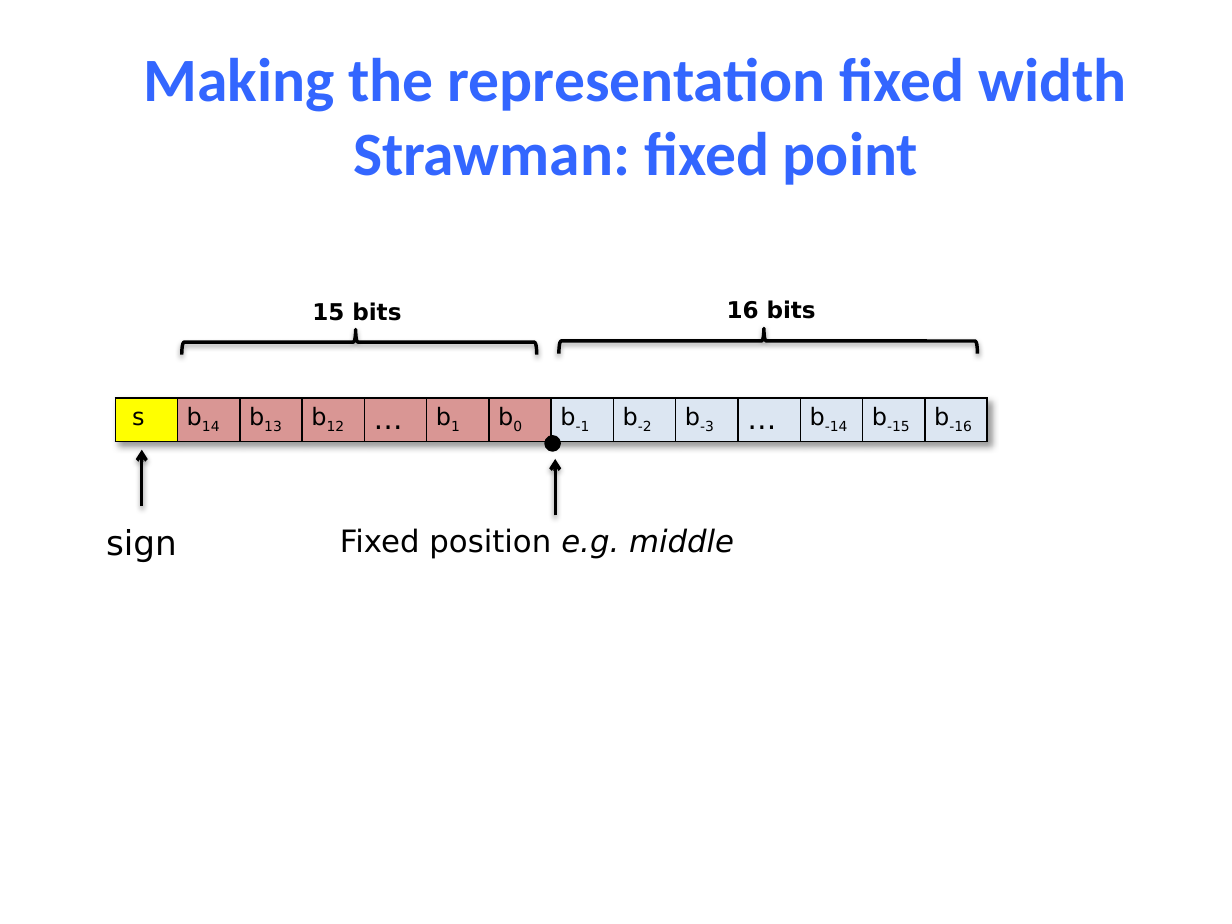
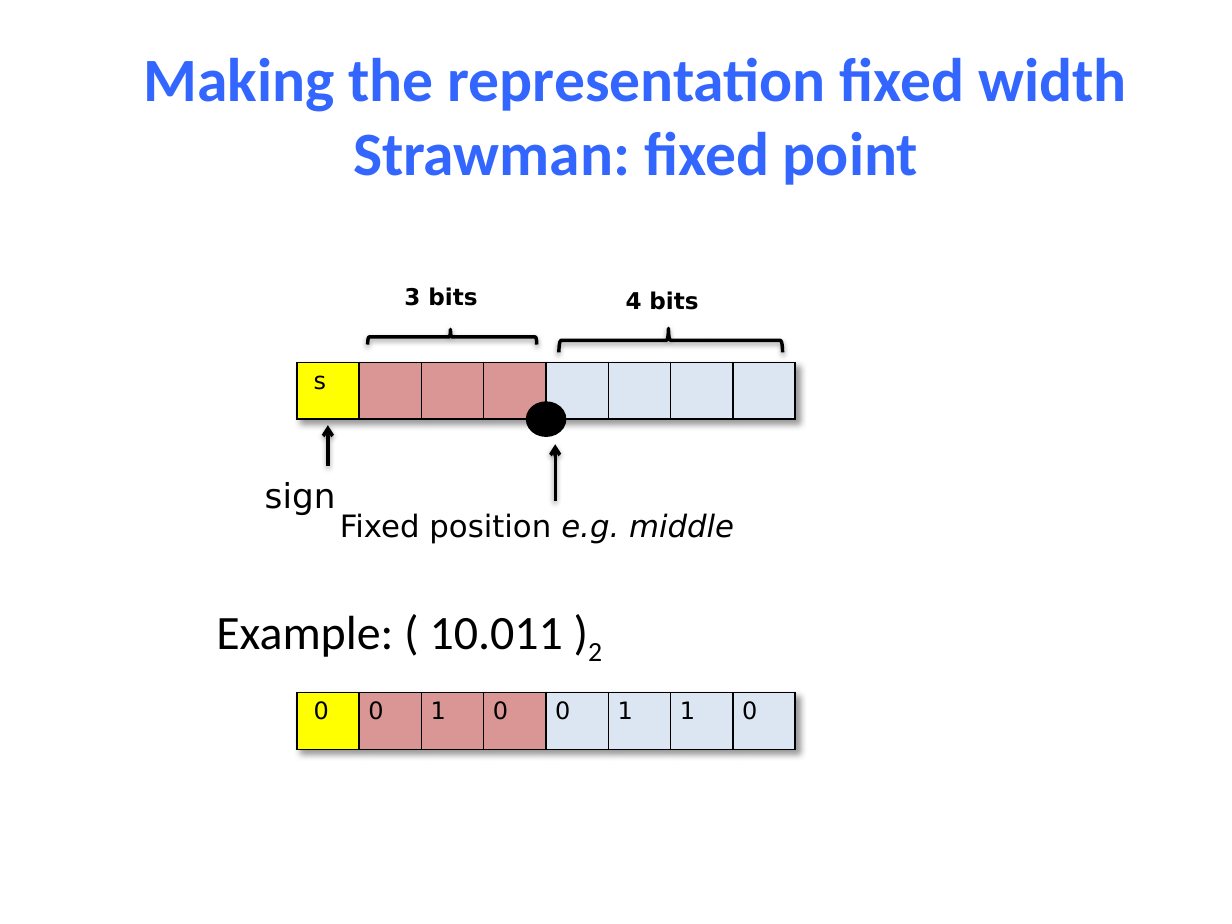
Before and after one commit to NYU-CSO/nyu-cso.github.io, a slide deck: slide 9 of notes/03-floats.pptx (slide 10 before the commit). Drawn at 1232x924 pixels with LibreOffice and Linux fonts; fonts in the diff are those of the drawing. Boxes give left, top, right and bottom in pixels: in the first picture for what was removed or moved away, otherwise in the second. Text is boxed around its words. In the diff, an @@ line names an element or a change of style, - is before the commit and + after.

```diff
--- a/notes/03-floats.pptx
+++ b/notes/03-floats.pptx
@@ text at <box>404,287,477,306</box>: text changed @@
-15 bits
+3 bits
@@ text at <box>626,291,698,310</box>: text changed @@
-16 bits
+4 bits
@@ left brace: place and size @@
-left brace at <box>558,329,977,354</box>
+left brace at <box>559,328,783,352</box>
@@ left brace: place and size @@
-left brace at <box>181,330,536,355</box>
+left brace at <box>368,330,537,344</box>
@@ table at <box>297,362,800,419</box> @@
-column 2: b14
-column 3: b13
-column 4: b12
-column 5: …
-column 6: b1
-column 7: b0
-column 8: b-1
-column 9: b-2
-column 10: b-3
-column 11: …
-column 12: b-14
-column 13: b-15
-column 14: b-16
+column 2: 
+column 3: 
+column 4: 
+column 5: 
+column 6: 
+column 7: 
+column 8: 
@@ table: place and size @@
-table at <box>116,398,995,442</box>
+table at <box>297,362,800,419</box>
@@ ellipse: place and size @@
-ellipse at <box>546,437,558,450</box>
+ellipse at <box>527,403,564,435</box>
@@ arrow moved from (142, 506) - (142, 450) to (328, 466) - (328, 425) @@
@@ arrow moved from (556, 515) - (556, 460) to (556, 501) - (556, 445) @@
@@ text "sign": place and size @@
-text "sign" at <box>106,529,177,562</box>
+text "sign" at <box>265,482,336,515</box>
@@ text "Fixed position e.g. middle": place and size @@
-text "Fixed position e.g. middle" at <box>340,528,734,559</box>
+text "Fixed position e.g. middle" at <box>340,513,734,544</box>
@@ text added at <box>216,615,602,661</box>, 28 pt, text #000000 @@
+Example: ( 10.011 )2
@@ table added at <box>297,692,800,749</box>, 1 rows, 8 columns @@
+0 | 0 | 1 | 0 | 0 | 1 | 1 | 0
```
Also in this commit, not shown: 21 other slides changed, 5 slides added, 20 slides removed, 1 other file.
